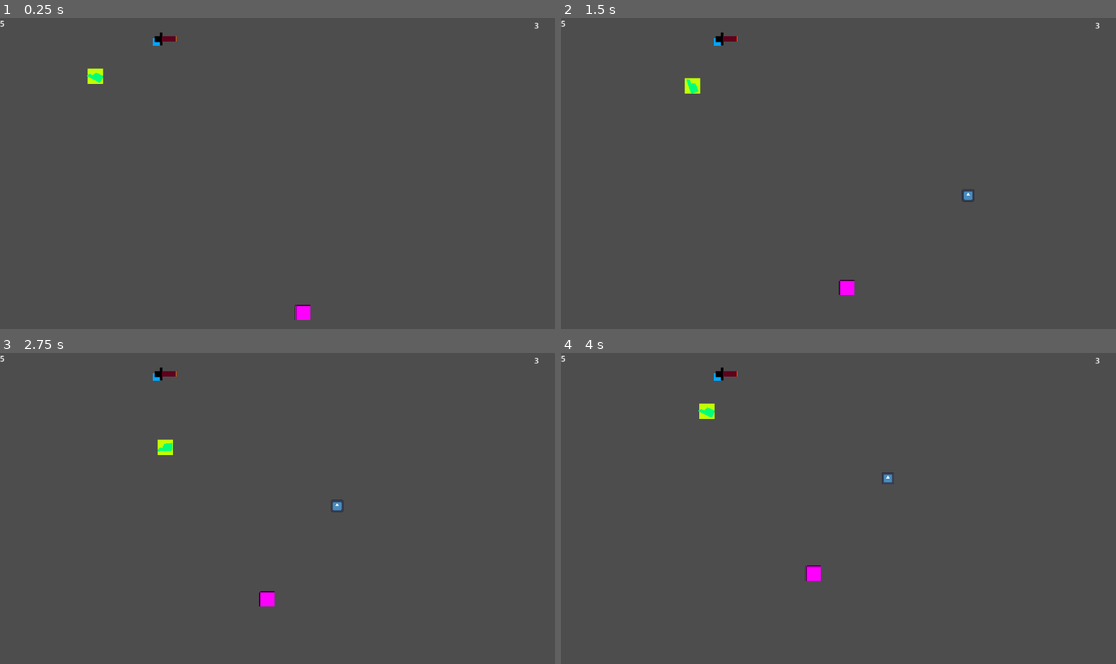
Above: before the commit, frames 1-4 (two rows, left to right).
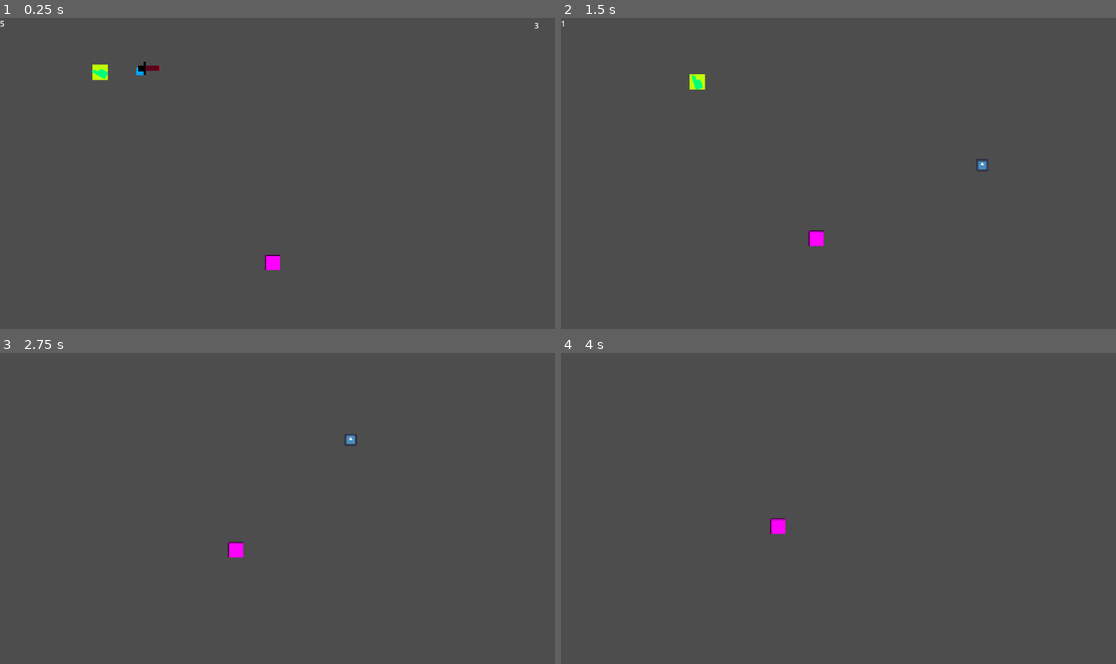
Above: after the commit, the same moments.

Repository: Mashedpotato98/secret-santa-2025
Game: Godot game, scene res://world/main.tscn
Same seed, same stepped clock (60 frames per second), same inputs: the game is played once before the commit and once after it. The engine's default icon, where the game draws it, is replaced by a stand-in: a white triangle on a blue panel in a dark square.
Inputs (mouse positions are in pixels of both pictures, inside the frame that each line leads up to):
- Up to frame 1 (0.25 s): no input
- Up to frame 2 (1.5 s): tap Enter at 0.5 s; move the mouse to (960, 157) at 0.52 s; hold Right (ui_right) 0.53-1.28 s; hold F (melee) 0.53-1.28 s; click (960, 157) at 0.8 s; move the mouse to (727, 189) at 1.27 s; hold Down (ui_down) from 1.28 s (still down); click (727, 189) at 1.35 s
- Up to frame 3 (2.75 s): tap F (melee) at 1.55 s; move the mouse to (333, 440) at 2.02 s; release Down (ui_down) at 2.03 s; hold Right (ui_right) from 2.03 s (still down); tap Shift (dash) at 2.1 s; click (333, 440) at 2.3 s
- Up to frame 4 (4 s): move the mouse to (810, 570) at 2.77 s; release Right (ui_right) at 2.78 s; hold Up (ui_up) 2.78-3.53 s; tap F (melee) at 2.85 s; click (810, 570) at 2.92 s; move the mouse to (1005, 555) at 3.52 s; hold Left (ui_left) from 3.53 s (still down); click (1005, 555) at 3.6 s

The runs differ from the first frame. In frame 1, 0.7% of the frame differs, in the area x 15-56%, y 4-98%; in frame 2, 0.7%, in the area x 0-97%, y 0-90%; in frame 3, 0.7%; in frame 4, 0.6%.
Error after the commit: Invalid access to property or key 'global_position' on a base object of type 'previously freed'. (res://enemies/tank_melee/tank_melee.gd:26)

Commit message:
some bug fixes, knockback

Diff:
--- a/santa-2025/bullet.gd
+++ b/santa-2025/bullet.gd
@@ -1,4 +1,6 @@
 extends CharacterBody2D
+
+@onready var hitbox:hitBox = $hitbox
 
 @export var speed:int = 1000
 var direction:Vector2
@@ -12,3 +14,8 @@
 
 func _on_visible_on_screen_notifier_2d_screen_exited() -> void:
 	queue_free()
+
+
+func _on_hitbox_area_entered(area: Area2D) -> void:
+	if area is hurtBox:
+		area.damage(hitbox)
--- a/santa-2025/components/hitbox.gd
+++ b/santa-2025/components/hitbox.gd
@@ -1,6 +1,7 @@
 class_name hitBox extends Area2D
 
 @export var damage:int
+@export var knockback_strength:int
 
 #func hit(area:hurtBox):
 #	area.damage(damage)
--- a/santa-2025/components/hurtbox.gd
+++ b/santa-2025/components/hurtbox.gd
@@ -1,6 +1,7 @@
 class_name hurtBox extends Area2D
 
-signal got_hit
+signal got_hit(health:int)
+signal knockback_values(direction:Vector2, knockback_strength:int)
 
 @export var max_hp:int
 @onready var hp:int = max_hp
@@ -9,8 +10,10 @@
 	hp -= hitbox.damage
 	print(hp)
 	if (hp <= 0):
-		if get_parent().is_in_group('big_guy') or get_parent().is_in_group('small_guy'):
-			get_tree().reload_current_scene()
+		#if get_parent().is_in_group('big_guy') or get_parent().is_in_group('small_guy'):
+			#get_tree().reload_current_scene()
 		print("Should die")
 		get_parent().queue_free()
-	got_hit.emit()
+	var direction:Vector2 = global_position.direction_to(hitbox.global_position)
+	got_hit.emit(hp)
+	knockback_values.emit(direction, hitbox.knockback_strength)
--- /dev/null
+++ b/santa-2025/components/knockback_receiver.gd
@@ -0,0 +1,13 @@
+extends Node2D
+
+@export var body:CharacterBody2D
+
+func apply_knockback(direction:Vector2, knockback_strength:int):
+    var knockback:Vector2 = -direction * knockback_strength
+    return knockback
+
+func set_knockback(direction:Vector2, knockback_strength: int):
+    body.knockback = apply_knockback(direction, knockback_strength)
+
+func _on_hurtbox_knockback_values(direction: Vector2, knockback_strength: int) -> void:
+    set_knockback(direction, knockback_strength)
--- /dev/null
+++ b/santa-2025/components/knockback_receiver.tscn
@@ -0,0 +1,7 @@
+[gd_scene load_steps=2 format=3 uid="uid://bwsmr01fo5ush"]
+
+[ext_resource type="Script" uid="uid://m2h6elkiqix0" path="res://components/knockback_receiver.gd" id="1_qoljx"]
+
+[node name="knockback_receiver" type="Node2D" node_paths=PackedStringArray("body")]
+script = ExtResource("1_qoljx")
+body = NodePath("")
--- a/santa-2025/enemies/tank_melee/tank_melee.gd
+++ b/santa-2025/enemies/tank_melee/tank_melee.gd
@@ -3,36 +3,50 @@
 @onready var big_guy:CharacterBody2D = get_tree().get_first_node_in_group("big_guy")
 @onready var small_guy:CharacterBody2D = get_tree().get_first_node_in_group("small_guy")
 @onready var hitbox:hitBox = $hitbox
+@onready var knockback_receiver:Node2D = $knockback_receiver
 @onready var players:Array[CharacterBody2D] = [big_guy, small_guy]
 
 @export var speed:int = 70
 
-
+var direction:Vector2
+var knockback:Vector2
 
 func _physics_process(delta: float) -> void:
-	if big_guy and small_guy:
+	velocity = direction * speed + knockback
+	knockback = lerp(knockback, Vector2.ZERO, 0.1)
+
+	if !players.is_empty():
 		move_to_player()
+
 	move_and_slide()
 
 
 func _closer_player() -> CharacterBody2D:
+    #if player[0]: indent all
 	var smallest_distance = global_position.distance_to(players[0].global_position)
 	var closest_player:CharacterBody2D = players[0]
 
 	for player:CharacterBody2D in players:
-		var current_distance = global_position.distance_to(player.global_position)
-		if  current_distance <= smallest_distance:
-			smallest_distance = global_position.distance_to(player.global_position)
-			closest_player = player
+		if player:
+			var current_distance = global_position.distance_to(player.global_position)
+			if  current_distance <= smallest_distance:
+				smallest_distance = global_position.distance_to(player.global_position)
+				closest_player = player
 
 	return closest_player
 
 func move_to_player():
-	var direction:Vector2 = global_position.direction_to(_closer_player().global_position)
+	if !players.is_empty():
+		direction = global_position.direction_to(_closer_player().global_position)
 
-	velocity = direction * speed
+func check_existence():
+	pass
 
 func _on_hitbox_area_entered(area: Area2D) -> void:
 	if area is hurtBox:
 		print(area)
 		area.damage(hitbox)
+
+
+func _on_hurtbox_knockback_values(direction: Vector2, knockback_strength: int) -> void:
+	knockback = knockback_receiver.apply_knockback(direction, knockback_strength)
--- a/santa-2025/enemies/tank_melee/tank_melee.tscn
+++ b/santa-2025/enemies/tank_melee/tank_melee.tscn
@@ -1,8 +1,9 @@
-[gd_scene load_steps=8 format=3 uid="uid://7apob1ku4abi"]
+[gd_scene load_steps=9 format=3 uid="uid://7apob1ku4abi"]
 
 [ext_resource type="Script" uid="uid://ct3ddqmajxc4a" path="res://enemies/tank_melee/tank_melee.gd" id="1_2el2d"]
 [ext_resource type="PackedScene" uid="uid://vfox1tr302a" path="res://components/hitbox.tscn" id="2_sd0kh"]
 [ext_resource type="PackedScene" uid="uid://cw6vrpa8b0u16" path="res://components/hurtbox.tscn" id="3_te1yc"]
+[ext_resource type="PackedScene" uid="uid://bwsmr01fo5ush" path="res://components/knockback_receiver.tscn" id="4_ajovx"]
 
 [sub_resource type="PlaceholderTexture2D" id="PlaceholderTexture2D_4lvjg"]
 size = Vector2(32, 32)
@@ -30,6 +31,7 @@
 [node name="hitbox" parent="." instance=ExtResource("2_sd0kh")]
 collision_layer = 0
 damage = 2
+knockback_strength = 500
 
 [node name="CollisionShape2D" parent="hitbox" index="0"]
 position = Vector2(-0.5, -0.5)
@@ -43,7 +45,11 @@
 [node name="CollisionShape2D" parent="hurtbox" index="0"]
 shape = SubResource("RectangleShape2D_ajovx")
 
+[node name="knockback_receiver" parent="." node_paths=PackedStringArray("body") instance=ExtResource("4_ajovx")]
+body = NodePath("..")
+
 [connection signal="area_entered" from="hitbox" to="." method="_on_hitbox_area_entered"]
+[connection signal="knockback_values" from="hurtbox" to="." method="_on_hurtbox_knockback_values"]
 
 [editable path="hitbox"]
 [editable path="hurtbox"]
--- a/santa-2025/player_type/big_guy/big_guy.gd
+++ b/santa-2025/player_type/big_guy/big_guy.gd
@@ -1,19 +1,26 @@
 extends CharacterBody2D
 
 @onready var health_ui:Label = $CanvasLayer/Label
+@onready var knockback_receiver:Node2D = $knockback_receiver
 @onready var hurtbox:hurtBox = $hurtbox
 
 @export var speed:int = 5
 
+var knockback:Vector2 #to be set by hitbox
+
 func _ready() -> void:
-	health_ui.text = str(hurtbox.max_hp)
+    health_ui.text = str(hurtbox.max_hp)
 
 func _physics_process(delta: float) -> void:
-	var direction:Vector2 = Input.get_vector("ui_left", "ui_right", "ui_up", "ui_down")
+    var direction:Vector2 = Input.get_vector("ui_left", "ui_right", "ui_up", "ui_down")
 
-	velocity = direction * speed
-	move_and_slide()
+    velocity = direction * speed + knockback
+    knockback = lerp(knockback, Vector2.ZERO, 0.1)
+    move_and_slide()
 
 
-func _on_hurtbox_got_hit() -> void:
-	health_ui.text = str(hurtbox.hp)
+func _on_hurtbox_got_hit(health:int)-> void:
+    health_ui.text = str(health)
+
+func _on_hurtbox_knockback_values(direction: Vector2, knockback_strength: int) -> void:
+    knockback = knockback_receiver.apply_knockback(direction, knockback_strength)
--- a/santa-2025/player_type/big_guy/big_guy.tscn
+++ b/santa-2025/player_type/big_guy/big_guy.tscn
@@ -1,9 +1,10 @@
-[gd_scene load_steps=7 format=3 uid="uid://kxmwduvgdusb"]
+[gd_scene load_steps=8 format=3 uid="uid://kxmwduvgdusb"]
 
 [ext_resource type="Script" uid="uid://ctqxqg3psi2jb" path="res://player_type/big_guy/big_guy.gd" id="1_buqfc"]
 [ext_resource type="Texture2D" uid="uid://qgomanmvy63j" path="res://assets/prototype_assets/big_guy.png" id="1_jn63w"]
 [ext_resource type="PackedScene" uid="uid://bm4pld2vgml0m" path="res://player_type/big_guy/weapon/big_weapon.tscn" id="3_ilc6v"]
 [ext_resource type="PackedScene" uid="uid://cw6vrpa8b0u16" path="res://components/hurtbox.tscn" id="4_m8ldj"]
+[ext_resource type="PackedScene" uid="uid://bwsmr01fo5ush" path="res://components/knockback_receiver.tscn" id="5_ngess"]
 
 [sub_resource type="RectangleShape2D" id="RectangleShape2D_jn63w"]
 size = Vector2(32, 32)
@@ -39,6 +40,10 @@
 offset_right = 40.0
 offset_bottom = 23.0
 
+[node name="knockback_receiver" parent="." node_paths=PackedStringArray("body") instance=ExtResource("5_ngess")]
+body = NodePath("..")
+
 [connection signal="got_hit" from="hurtbox" to="." method="_on_hurtbox_got_hit"]
+[connection signal="knockback_values" from="hurtbox" to="." method="_on_hurtbox_knockback_values"]
 
 [editable path="hurtbox"]
--- a/santa-2025/player_type/big_guy/weapon/big_weapon.gd
+++ b/santa-2025/player_type/big_guy/weapon/big_weapon.gd
@@ -15,7 +15,7 @@
 func shoot():
 	var bullet_ins:CharacterBody2D = bullet.instantiate()
 	bullet_ins.global_position = global_position
-	bullet_ins.direction = big_guy.velocity.direction_to(get_global_mouse_position())
+	bullet_ins.direction = Vector2.from_angle(rotation)
 	get_tree().root.add_child(bullet_ins)
 	canShoot = false
 	cooldownTimer.start()
--- a/santa-2025/player_type/big_guy/weapon/bullet.tscn
+++ b/santa-2025/player_type/big_guy/weapon/bullet.tscn
@@ -1,7 +1,11 @@
-[gd_scene load_steps=3 format=3 uid="uid://cisu123oaaq3q"]
+[gd_scene load_steps=5 format=3 uid="uid://cisu123oaaq3q"]
 
 [ext_resource type="Script" uid="uid://c65uf16e6i2o4" path="res://bullet.gd" id="1_1k472"]
 [ext_resource type="Texture2D" uid="uid://dfjytk3v5veer" path="res://icon.svg" id="2_3g18n"]
+[ext_resource type="PackedScene" uid="uid://vfox1tr302a" path="res://components/hitbox.tscn" id="3_w1818"]
+
+[sub_resource type="RectangleShape2D" id="RectangleShape2D_w1818"]
+size = Vector2(28, 28)
 
 [node name="bullet" type="CharacterBody2D"]
 script = ExtResource("1_1k472")
@@ -12,4 +16,13 @@
 
 [node name="VisibleOnScreenNotifier2D" type="VisibleOnScreenNotifier2D" parent="."]
 
+[node name="hitbox" parent="." instance=ExtResource("3_w1818")]
+damage = 4
+
+[node name="CollisionShape2D" parent="hitbox" index="0"]
+shape = SubResource("RectangleShape2D_w1818")
+
 [connection signal="screen_exited" from="VisibleOnScreenNotifier2D" to="." method="_on_visible_on_screen_notifier_2d_screen_exited"]
+[connection signal="area_entered" from="hitbox" to="." method="_on_hitbox_area_entered"]
+
+[editable path="hitbox"]
--- a/santa-2025/player_type/small_guy/small_guy.gd
+++ b/santa-2025/player_type/small_guy/small_guy.gd
@@ -8,6 +8,9 @@
 @onready var health_ui:Label = $CanvasLayer/Label
 @onready var sword:Node2D = $sword
 @onready var hurtbox:hurtBox = $hurtbox
+@onready var knockback_receiver:Node2D = $knockback_receiver
+
+var knockback:Vector2
 
 func _ready() -> void:
 	health_ui.text = str(hurtbox.max_hp)
@@ -26,7 +29,9 @@
 func _physics_process(delta: float) -> void:
 	var direction:Vector2 = Input.get_vector("alt_left","alt_right","alt_up","alt_down")
 
-	velocity = direction * speed
+	velocity = direction * speed + knockback
+	knockback = lerp(knockback, Vector2.ZERO, 0.1)
+
 	move_and_slide()
 
 
@@ -47,5 +52,9 @@
 		sword.rotation = Vector2.DOWN.angle()
 
 
-func _on_hurtbox_got_hit() -> void:
+func _on_hurtbox_got_hit(hp:int) -> void:
 	health_ui.text = str(hurtbox.max_hp)
+
+
+func _on_hurtbox_knockback_values(direction: Vector2, knockback_strength: int) -> void:
+	knockback = knockback_receiver.apply_knockback(direction, knockback_strength)
--- a/santa-2025/player_type/small_guy/small_guy.tscn
+++ b/santa-2025/player_type/small_guy/small_guy.tscn
@@ -1,9 +1,10 @@
-[gd_scene load_steps=7 format=3 uid="uid://ccwoxfnq1xscr"]
+[gd_scene load_steps=8 format=3 uid="uid://ccwoxfnq1xscr"]
 
 [ext_resource type="Texture2D" uid="uid://dmt8m0x3s0aeh" path="res://assets/prototype_assets/small_guy.png" id="1_0m1q5"]
 [ext_resource type="Script" uid="uid://c6c4mxyhhv1pd" path="res://player_type/small_guy/small_guy.gd" id="1_o2pp6"]
 [ext_resource type="PackedScene" uid="uid://cw6vrpa8b0u16" path="res://components/hurtbox.tscn" id="3_wr3ml"]
 [ext_resource type="PackedScene" uid="uid://bcwvt7odc8aw7" path="res://player_type/small_guy/sword/sword.tscn" id="4_ikgte"]
+[ext_resource type="PackedScene" uid="uid://bwsmr01fo5ush" path="res://components/knockback_receiver.tscn" id="5_1og6c"]
 
 [sub_resource type="RectangleShape2D" id="RectangleShape2D_0m1q5"]
 size = Vector2(16, 16)
@@ -41,6 +42,10 @@
 offset_right = 1149.0
 offset_bottom = 34.0
 
+[node name="knockback_receiver" parent="." node_paths=PackedStringArray("body") instance=ExtResource("5_1og6c")]
+body = NodePath("..")
+
 [connection signal="got_hit" from="hurtbox" to="." method="_on_hurtbox_got_hit"]
+[connection signal="knockback_values" from="hurtbox" to="." method="_on_hurtbox_knockback_values"]
 
 [editable path="hurtbox"]
--- a/santa-2025/player_type/small_guy/sword/sword.tscn
+++ b/santa-2025/player_type/small_guy/sword/sword.tscn
@@ -149,6 +149,7 @@
 collision_layer = 0
 collision_mask = 4
 damage = 1
+knockback_strength = 900
 metadata/_edit_group_ = true
 
 [node name="CollisionShape2D" parent="pivot/Sprite2D/hitbox" index="0"]
--- a/santa-2025/world/main.tscn
+++ b/santa-2025/world/main.tscn
@@ -6,13 +6,12 @@
 [ext_resource type="Script" uid="uid://77yh22666j63" path="res://world/spawner.gd" id="4_spvjk"]
 
 [node name="main" type="Node2D"]
-position = Vector2(62, 105)
 
 [node name="SmallGuy" parent="." instance=ExtResource("1_gjxf3")]
-position = Vector2(263, -55)
+position = Vector2(291, 111)
 
 [node name="Big_guy" parent="." instance=ExtResource("2_hyim0")]
-position = Vector2(136, 16)
+position = Vector2(208, 113)
 
 [node name="tank_melee" parent="." instance=ExtResource("3_4f7fj")]
 position = Vector2(572, 518)
Not shown, added: santa-2025/components/knockback_receiver.gd.uid
Not shown, changed: santa-2025/export_presets.cfg
